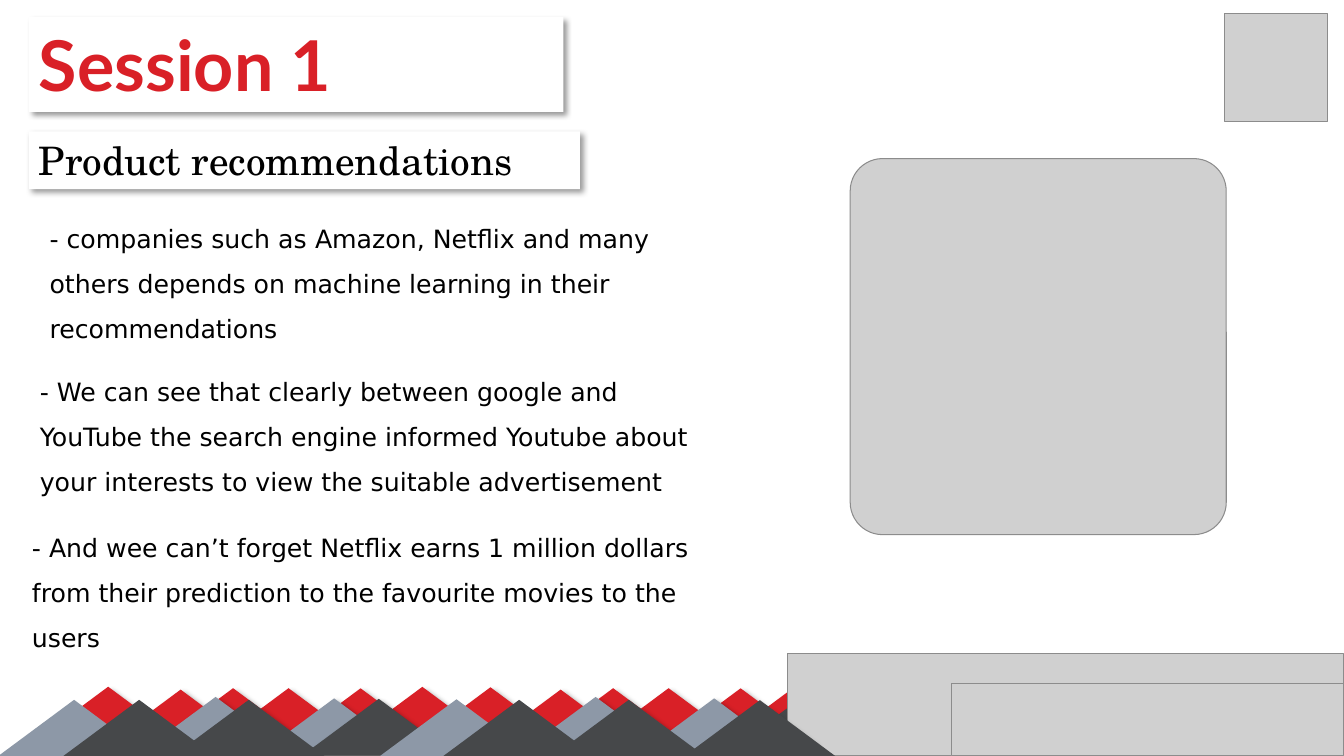
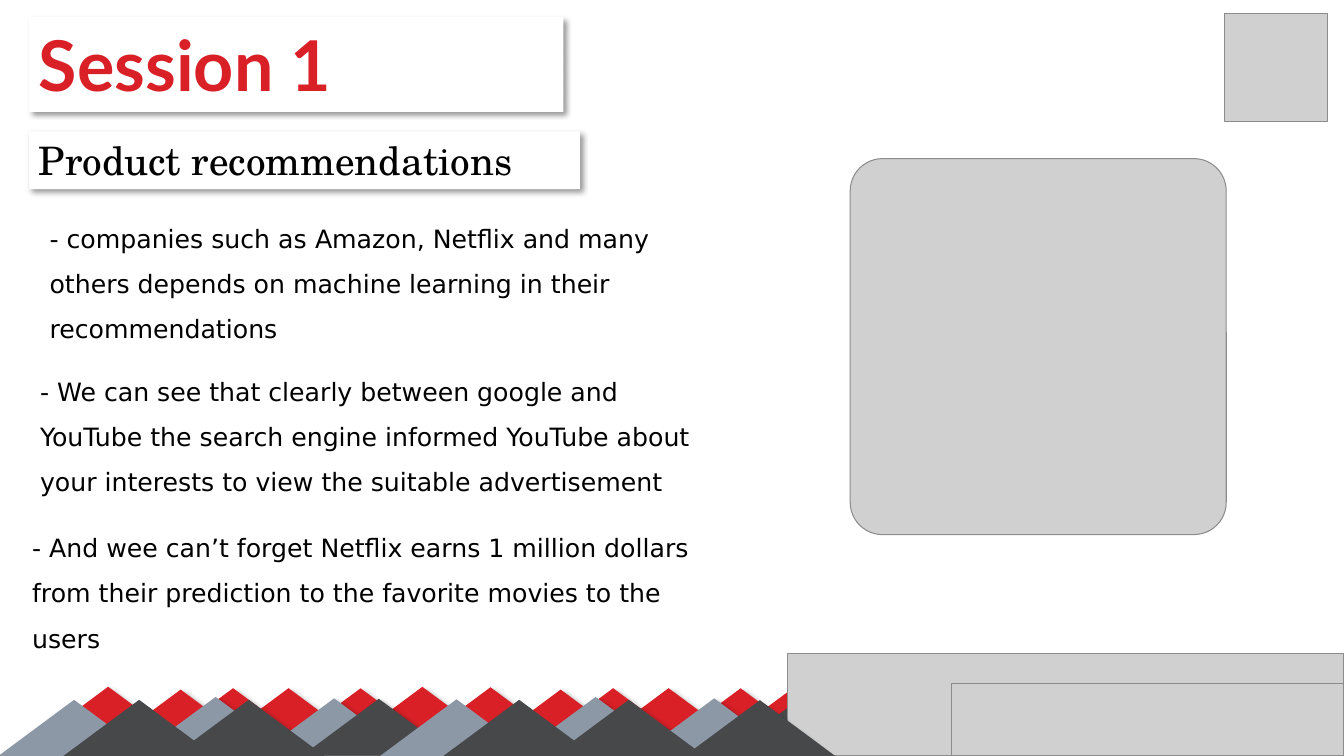
Before and after one commit to SalmaGira/machine-learning-workshop-Kvector, a slide deck: slide 10 of Sessions/Session 1/Session_01.pptx (slide 13 before the commit). Drawn at 1344x756 pixels with LibreOffice and Linux fonts; fonts in the diff are those of the drawing; grey boxes stand for pictures. Boxes give left, top, right and bottom in pixels: in the first picture for what was removed or moved away, otherwise in the second. Text is boxed around its words. In the diff, an @@ line names an element or a change of style, - is before the commit and + after.

```diff
--- a/Sessions/Session 1/Session_01.pptx
+++ b/Sessions/Session 1/Session_01.pptx
@@ text at [40,382,690,497]: text changed @@
-- We can see that clearly between google and YouTube the search engine informed Youtube about your interests to view the suitable advertisement
+- We can see that clearly between google and YouTube the search engine informed YouTube about your interests to view the suitable advertisement
@@ text at [32,538,688,649]: text changed @@
-- And wee can’t forget Netflix earns 1 million dollars from their prediction to the favourite movies to the users
+- And wee can’t forget Netflix earns 1 million dollars from their prediction to the favorite movies to the users
```
Also in this commit, not shown: 4 other slides changed, 1 slide added, 3 slides removed.
